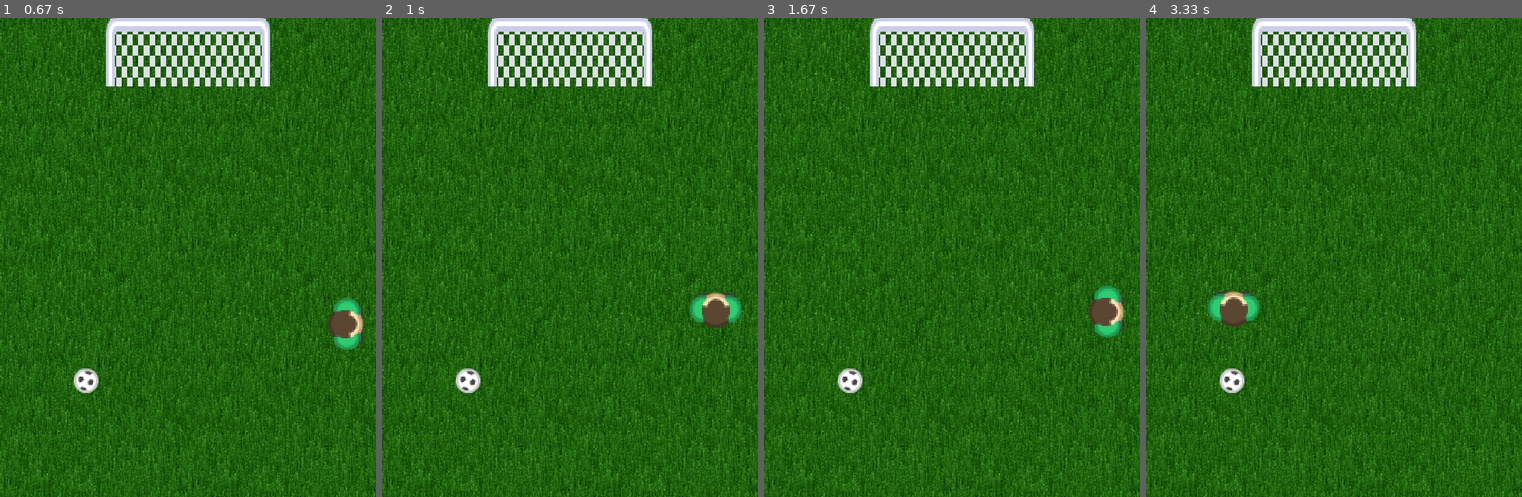
Above: before the commit, frames 1-4 (left to right).
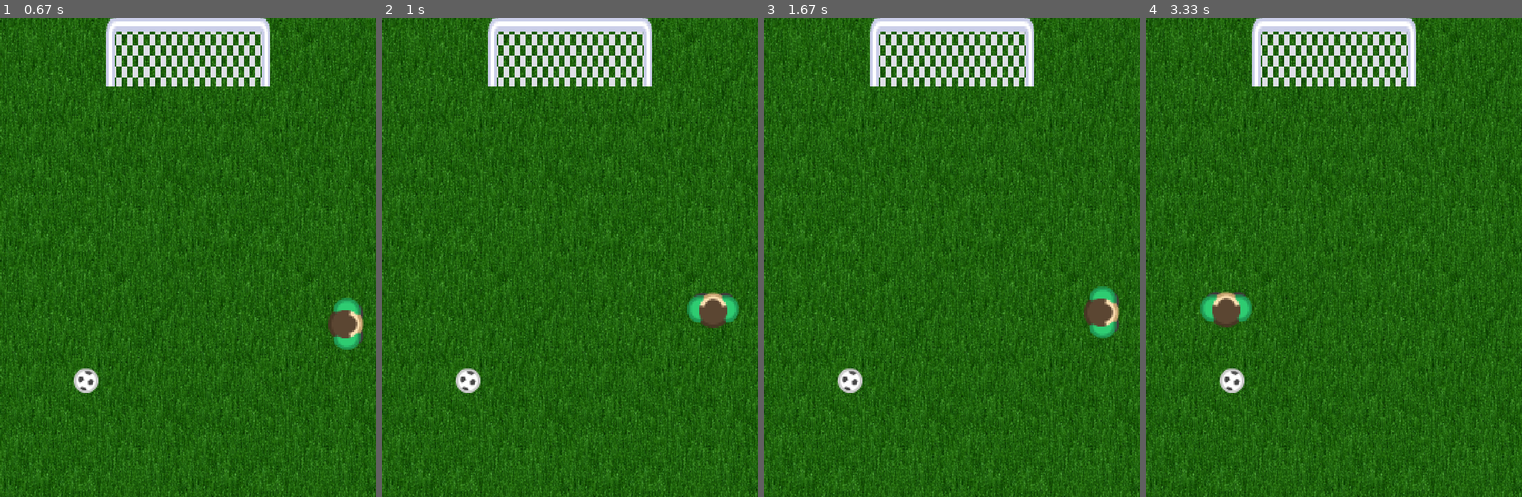
Above: after the commit, the same moments.

Repository: tara-nguyen/PyGame
Game: pygame game, started from MyFirstGameUsingClasses.py
Same seed, same stepped clock (60 frames per second), same inputs: the game is played once before the commit and once after it.
Inputs:
- Up to frame 1 (0.67 s): hold Right from 0.33 s (still down)
- Up to frame 2 (1 s): release Right at 0.8 s; hold Up from 0.83 s (still down); tap Space at 0.9 s; tap S at 0.98 s
- Up to frame 3 (1.67 s): release Up at 1.13 s; hold Right 1.17-1.63 s; tap Space at 1.23, 1.53 s
- Up to frame 4 (3.33 s): hold Left 1.67-2.2 s; tap Space at 1.73, 2.03, 2.3, 2.63, 3.07 s; hold Down 2.23-2.53 s; tap S at 2.38 s; hold Left 2.57-2.97 s; hold Up from 3 s (still down)

Frame 1 is identical in both runs. In frame 2, 0.4% of the frame differs, in the area x 81-96%, y 57-65%; in frame 3, 0.6%; in frame 4, 0.7%, in the area x 14-31%, y 57-65%.

Commit message:
Update MoveFunctions.py
Added code in moveCircle and moveStraight for the final step before the object reaches either the screen boundaries or its maximum rotation

Diff:
--- a/MoveFunctions.py
+++ b/MoveFunctions.py
@@ -98,9 +98,13 @@
     r, currentAngle, quarter = line.getParams(rotCenter, currentCenterPos)[2:]
     # check direction
     if direction == 'counterclockwise' or direction == 'right':
-        if maxRotation != False and currentAngle >= maxRotation:
-            # object has reached maximum rotation --> stop moving
-            step = 0
+        if maxRotation != False:
+            if currentAngle >= maxRotation:
+                # object has reached maximum rotation --> stop moving
+                step = 0
+            elif step >= maxRotation - currentAngle:
+                # final step before reaching maximum rotation
+                step = maxRotation - currentAngle
         if boundaryX != False:
             if quarter == 1 and currentCenterPos[0] >= boundaryX[1]:
                 # object has reached boundary --> stop moving
@@ -117,9 +121,13 @@
                 step = 0
     elif direction == 'clockwise' or direction == 'left':
         step *= -1
-        if maxRotation != False and currentAngle <= maxRotation:
-            # object has reached maximum rotation --> stop moving
-            step = 0
+        if maxRotation != False:
+            if currentAngle <= maxRotation:
+                # object has reached maximum rotation --> stop moving
+                step = 0
+            elif step <= maxRotation - currentAngle:
+                # final step before reaching maximum rotation
+                step = maxRotation - currentAngle
         if boundaryX != False:
             if quarter == 2 and currentCenterPos[0] >= boundaryX[1]:
                 # object has reached boundary --> stop moving
@@ -170,32 +178,46 @@
     # check direction
     if direction == 'up':
         stepX = 0   # no lateral movement
+        stepY *= -1   # negative step
         rotate = 0   # new angle (measured in degrees)
-        if boundaryY != False and currentCenterPos[1] <= boundaryY[0]:
-            # object has reached boundary --> stop moving
-            stepY = 0
-        else:
-            stepY *= -1
+        if boundaryY != False:
+            if currentCenterPos[1] <= boundaryY[0]:
+                # object has reached boundary --> stop moving
+                stepY = 0
+            elif stepY <= boundaryY[0] - currentCenterPos[1]:
+                # final step before reaching boundary
+                stepY = boundaryY[0] - currentCenterPos[1]
     elif direction == 'down':
         stepX = 0   # no lateral movement
         rotate = 180   # new angle (measured in degrees)
-        if boundaryY != False and currentCenterPos[1] >= boundaryY[1]:
-            # object has reached boundary --> stop moving
-            stepY = 0
+        if boundaryY != False:
+            if currentCenterPos[1] >= boundaryY[1]:
+                # object has reached boundary --> stop moving
+                stepY = 0
+            elif stepY >= boundaryY[1] - currentCenterPos[1]:
+                # final step before reaching boundary
+                stepY = boundaryY[1] - currentCenterPos[1]
     elif direction == 'left':
+        stepX *= -1   # negative step
         stepY = 0   # no vertical movement
         rotate = 90   # new angle (measured in degrees)
-        if boundaryX != False and currentCenterPos[0] <= boundaryX[0]:
-            # object has reached boundary --> stop moving
-            stepX = 0
-        else:
-            stepX *= -1
+        if boundaryX != False:
+            if currentCenterPos[0] <= boundaryX[0]:
+                # object has reached boundary --> stop moving
+                stepX = 0
+            elif stepX <= boundaryX[0] - currentCenterPos[0]:
+                # final step before reaching boundary
+                stepX = boundaryX[0] - currentCenterPos[0]
     elif direction == 'right':
         stepY = 0   # no vertical movement
         rotate = -90   # new angle (measured in degrees)
-        if boundaryX != False and currentCenterPos[0] >= boundaryX[1]:
-            # object has reached boundary --> stop moving
-            stepX = 0
+        if boundaryX != False:
+            if currentCenterPos[0] >= boundaryX[1]:
+                # object has reached boundary --> stop moving
+                stepX = 0
+            elif stepX >= boundaryX[1] - currentCenterPos[0]:
+                # final step before reaching boundary
+                stepX = boundaryX[1] - currentCenterPos[0]
     else:
         print('Invalid direction.')
     # coordinates of new center of the object, relative to the screen
